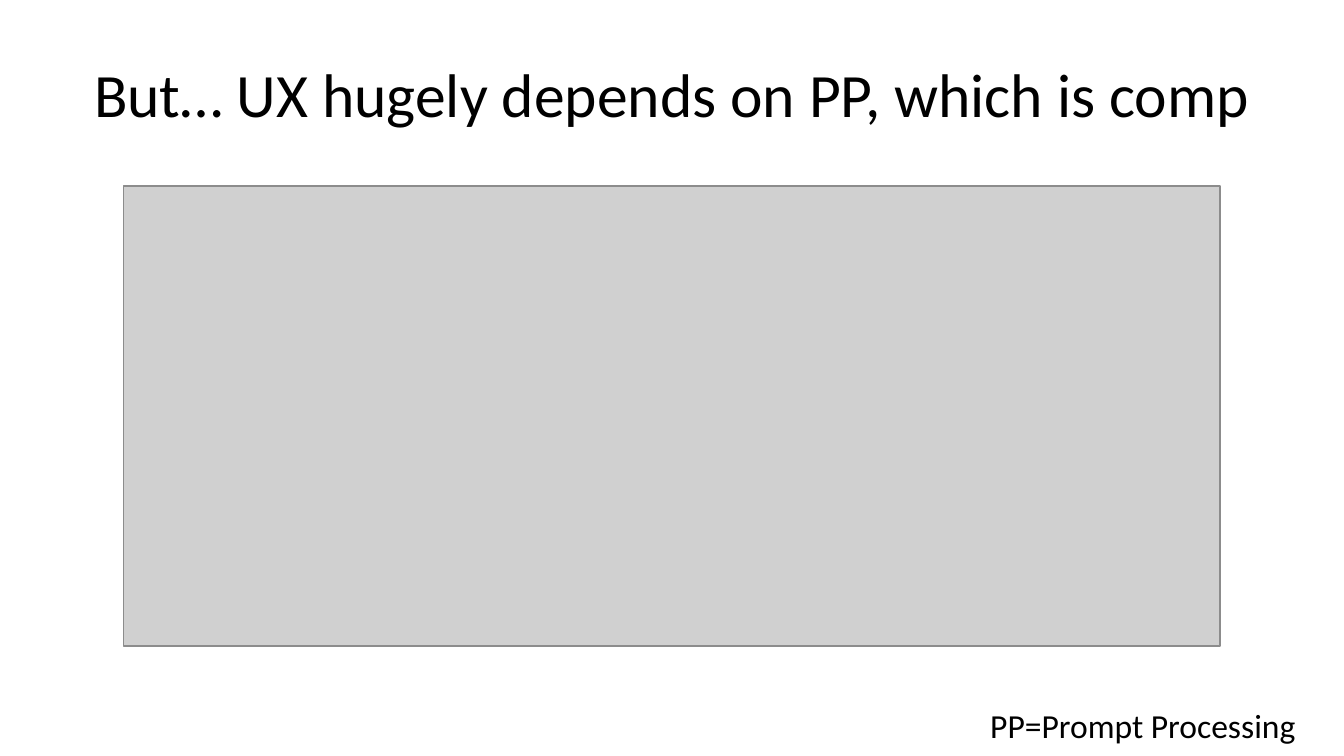
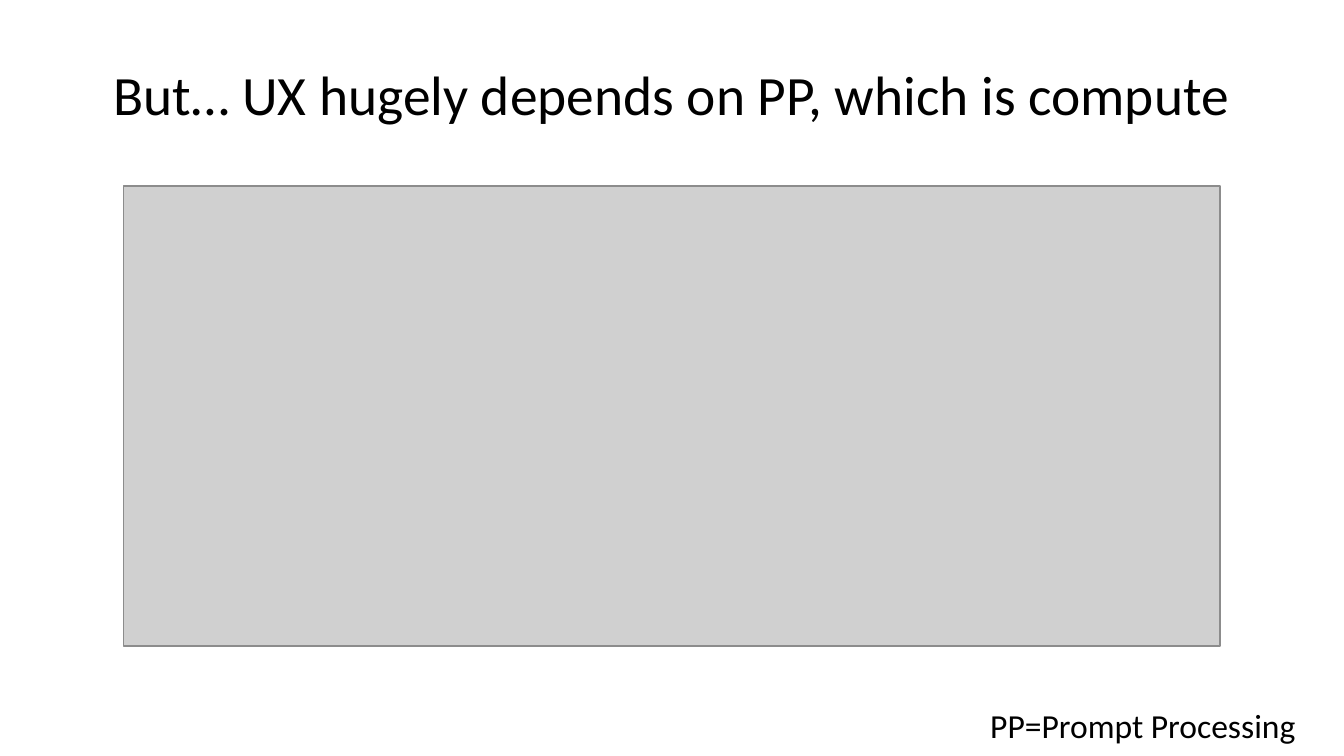
Before and after one commit to ivoras/harlequin, a slide deck: slide 13 of docs/croai2026/slides-pptx.pptx. Drawn at 1344x756 pixels with LibreOffice and Linux fonts; fonts in the diff are those of the drawing; grey boxes stand for pictures. Boxes give left, top, right and bottom in pixels: in the first picture for what was removed or moved away, otherwise in the second. Text is boxed around its words. In the diff, an @@ line names an element or a change of style, - is before the commit and + after.

```diff
--- a/docs/croai2026/slides-pptx.pptx
+++ b/docs/croai2026/slides-pptx.pptx
@@ title at (x1=113, y1=76, x2=1228, y2=125): text changed; size 33 to 29.7 pt @@
-But… UX hugely depends on PP, which is comp
+But… UX hugely depends on PP, which is compute
```
Also in this commit, not shown: 3 other slides changed, 1 slide added, 1 slide removed, 20 other files.
